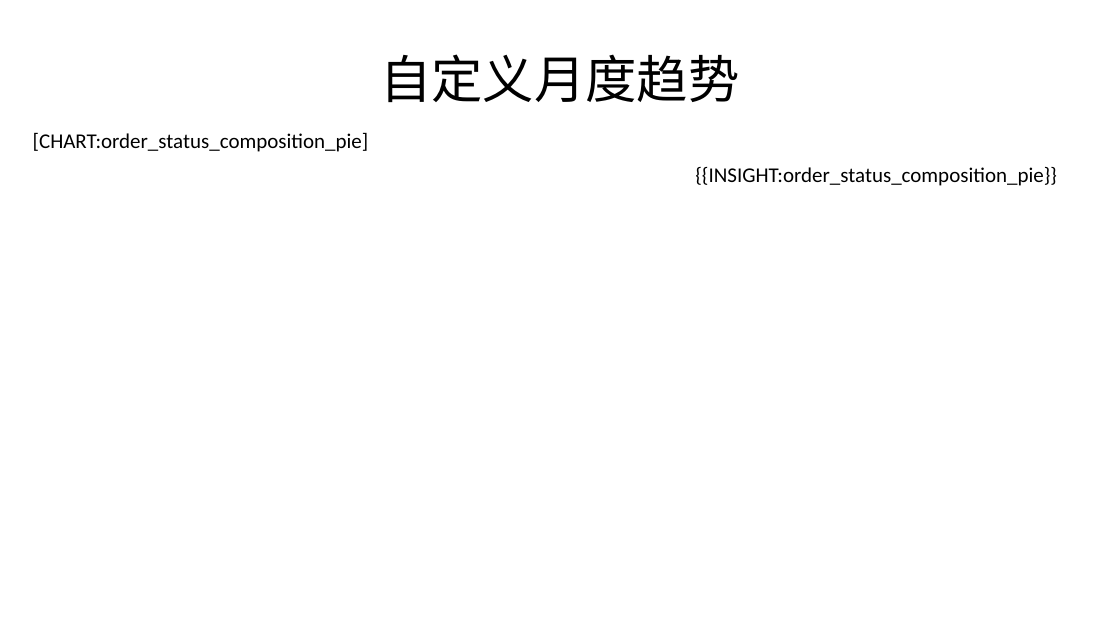
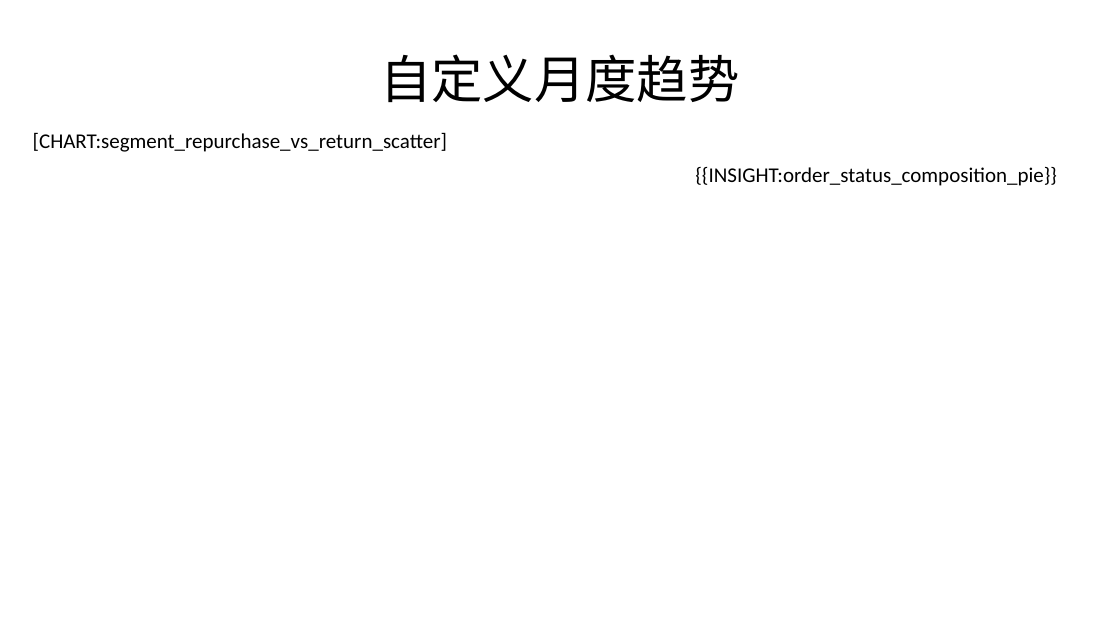
Before and after one commit to lijiahao1996/PPT-Automation, a slide deck: slide 9 of templates/原生报告模板.pptx. Drawn at 1120x630 pixels with LibreOffice and Linux fonts; fonts in the diff are those of the drawing. Boxes give left, top, right and bottom in pixels: in the first picture for what was removed or moved away, otherwise in the second. Text is boxed around its words. In the diff, an @@ line names an element or a change of style, - is before the commit and + after.

```diff
--- a/templates/原生报告模板.pptx
+++ b/templates/原生报告模板.pptx
@@ text at bbox=[33, 132, 447, 152]: text changed @@
-[CHART:order_status_composition_pie]
+[CHART:segment_repurchase_vs_return_scatter]
```
Also in this commit, not shown: 5 other slides changed, 11 other files.
